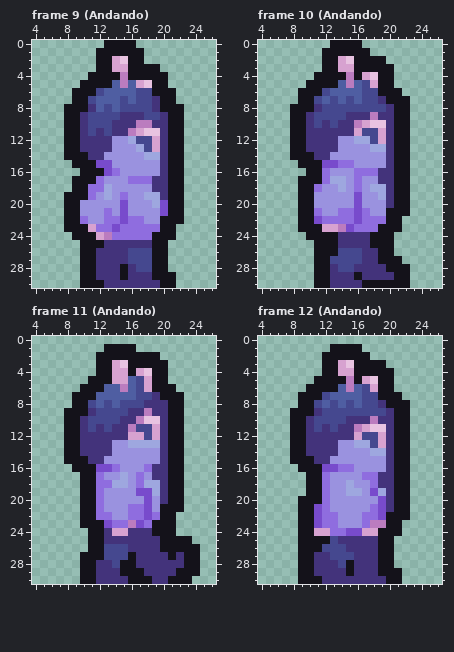
A pixel-art file gets an edit: Sprites fodasticos/Naira/Naira.aseprite. Above, as it was before the edit.
32x31 pixels, 15 frames. Shown: frame 9 (Andando): x 4..26, y 0..30; frame 10 (Andando): x 4..26, y 0..30; frame 11 (Andando): x 4..26, y 0..30; frame 12 (Andando): x 4..26, y 0..30. The commit also changed other frames, which this record leaves out.
New version:
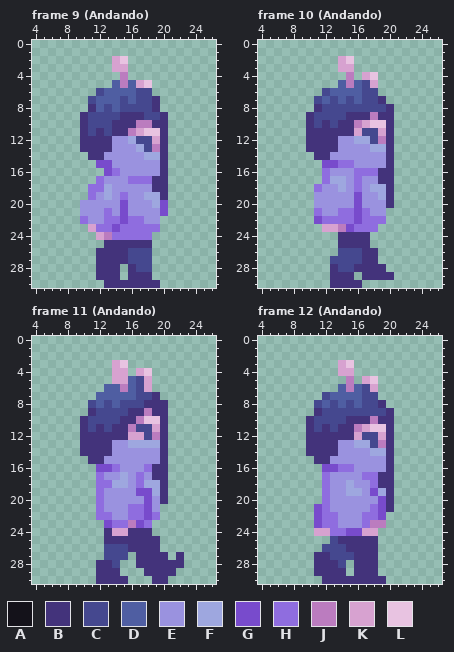
Palette (. is transparent): A #14121a  B #43337b  C #45488f  D #4f5ea2  E #9a92df  F #9ea7df  G #784bcc  H #8f6ddf  J #bb7cbf  K #d7a2d0  L #e8c3e1
From old to new:
layer "Contorno" now hidden
Changed rows in their new state; - is an unchanged pixel.
Frame 9 (Andando):
first column x 8:
 0 -----....------
 1 ----......-----
 2 ----..--..-----
 3 ----..--....---
 4 ---....-.....--
 5 --....-----..--
 6 -...-------...-
 7 -..---------..-
 8 ...---------...
 9 ..-----------..
10 ..-----------..
11 ..-----------..
12 ..-----------..
13 ..---------J-..
14 ...----------..
15 -...---------..
16 --...--------..
17 -...---------..
18 -..----------..
19 ...----------..
20 ..-----------..
21 ..-----------..
22 ..----------...
23 ...---------..-
24 -...-------...-
25 --...------..--
26 --..-------..--
27 --..-------..--
28 --..---.---..--
29 --..---.---...-
30 --...-------..-
Frame 10 (Andando):
first column x 8:
 0 -----....------
 1 ----......-----
 2 ----..--....---
 3 ----..--.....--
 4 ---....-.--..--
 5 --....-----..--
 6 -...-------...-
 7 -..---------...
 8 ...----------..
 9 ..-----------..
10 ..-----------..
11 ..-----------..
12 ..---------J-..
13 ..-----------..
14 ...----------..
15 -...---------..
16 --..---------..
17 -...---------..
18 -..----------..
19 -..----------..
20 -..----------..
21 -..---------...
22 -..---------..-
23 -...-------...-
24 --....----...--
25 ---...----...--
26 ---...-----..--
27 ---..------...-
28 ---..-------...
29 ---..---.----..
30 ---..----......
Frame 11 (Andando):
first column x 8:
 1 -----....--------
 2 ----........-----
 3 ----..--.....----
 4 ----..--.--..----
 5 ---...-----..----
 6 --...------...---
 7 -...--------...--
 8 -..----------..--
 9 ...----------..--
10 ..-----------..--
11 ..-----------..--
12 ..---------J-..--
13 ..-----------..--
14 ..-----------..--
15 ...----------..--
16 -...---------..--
17 --..---------..--
18 --..---------..--
19 --..---------..--
20 --..---------..--
21 --..--------...--
22 --..--------..---
23 --...------...---
24 ---..------...---
25 ---..-------....-
26 ---..-------.....
27 --...---.----.-..
28 --..---..------..
29 --..---...----...
30 --..----...--...-
Frame 12 (Andando):
first column x 8:
 1 -----....------
 2 ----......-----
 3 ----..--....---
 4 ----..--.....--
 5 ---....-.--..--
 6 --....-----..--
 7 -...-------...-
 8 -..---------...
 9 ...----------..
10 ..-----------..
11 ..-----------..
12 ..-----------..
13 ..---------J-..
14 ..-----------..
15 ...----------..
16 -...---------..
17 --..---------..
18 --..---------..
19 --..---------..
20 -...---------..
21 -..----------..
22 -..---------...
23 -..---------..-
24 -..--------...-
25 -....------..--
26 -...-------..--
27 -..--------..--
28 -..----.---..--
29 -..----.---...-
30 -...--------..-
